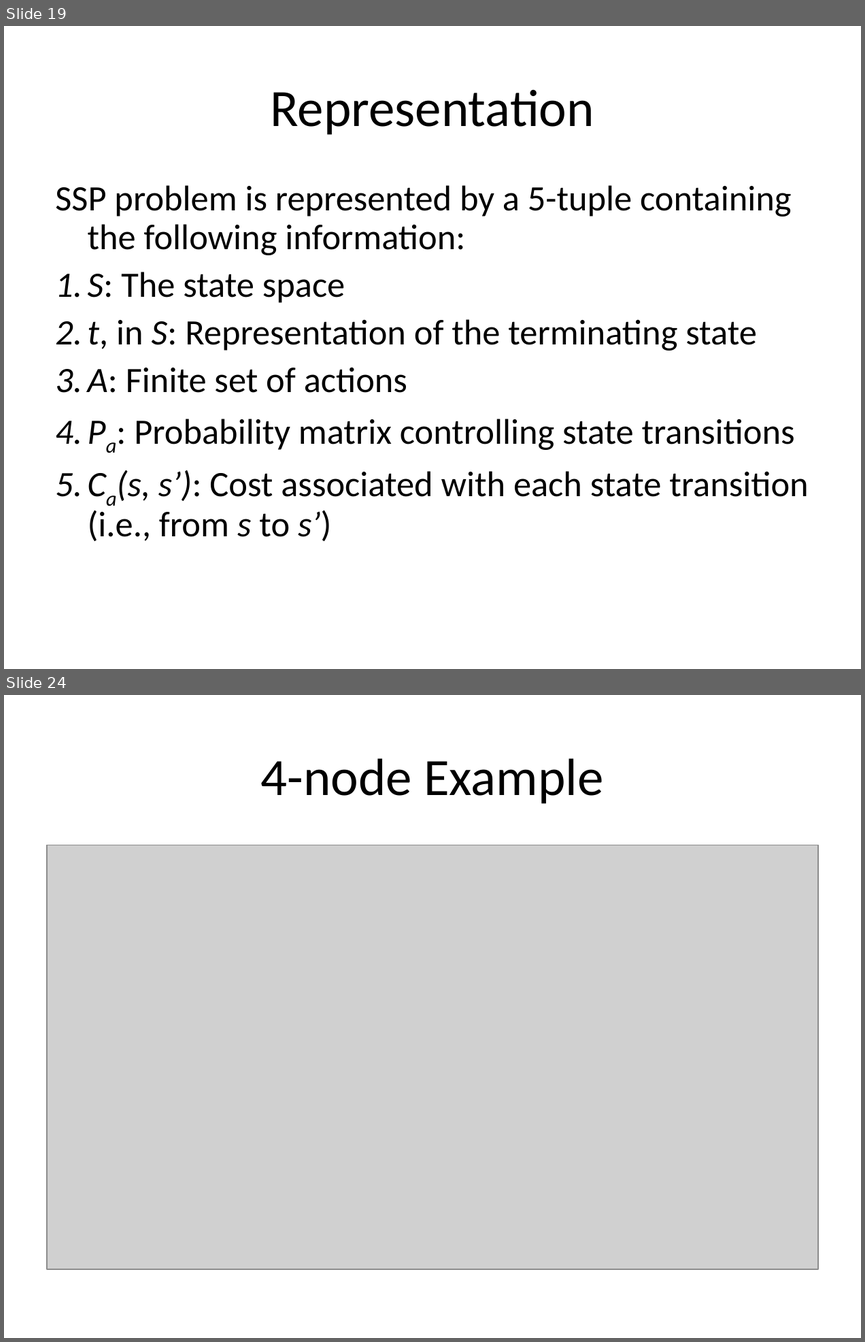
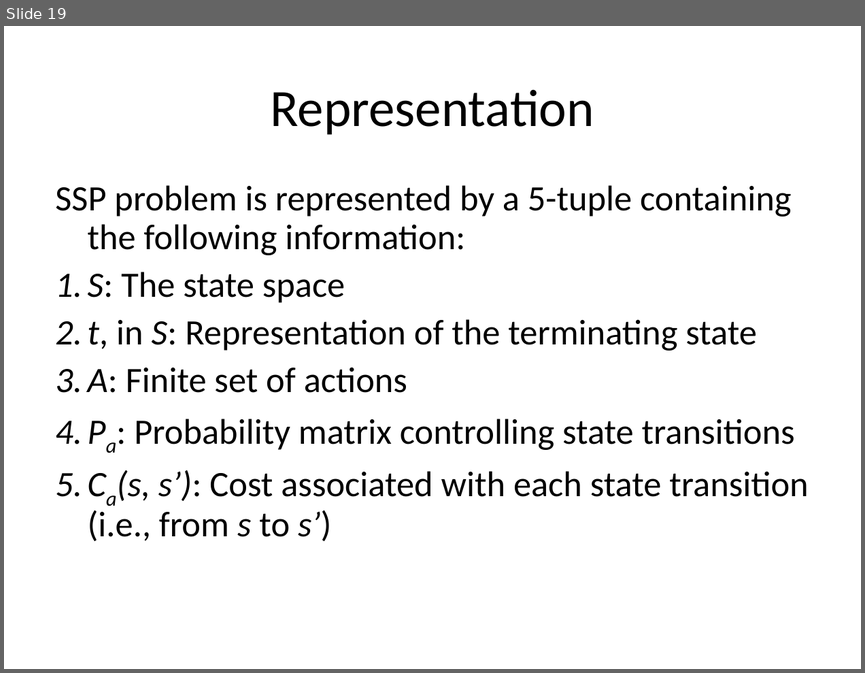
Before and after one commit to mazzas/School, a slide deck: SE4960/Journal Club/Minimum Latency Data Diffusion in Intermittently Connected Mobile.ppt. Shown one above the other, each under a label of ours: slides 19 and 24 before the commit, slide 19 after it; the slides between them are not shown. The pictures are 865x1342 and 865x673 pixels, drawn with LibreOffice and Linux fonts; fonts in the diff are those of the drawing; grey boxes stand for pictures. Boxes give left, top, right and bottom in pixels: in the first picture for what was removed or moved away, otherwise in the second. Text is boxed around its words. In the diff, an @@ line names an element or a change of style, - is before the commit and + after.

```diff
--- a/SE4960/Journal Club/Minimum Latency Data Diffusion in Intermittently Connected Mobile.ppt
+++ b/SE4960/Journal Club/Minimum Latency Data Diffusion in Intermittently Connected Mobile.ppt
@@ slide 24 removed at (4, 695, 861, 1338), background #FFFFFF @@
@@ title removed at (261, 758, 603, 804) @@
-4-node Example
@@ picture removed at (47, 845, 818, 1269) @@
```
Also in this commit, not shown: 8 slides added, 4 other slides removed.
